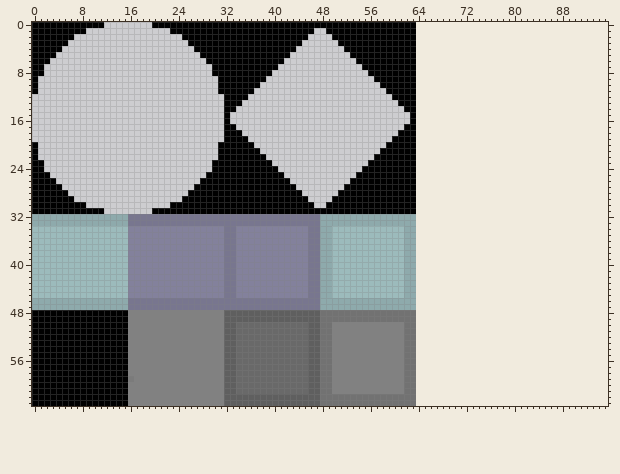
Sprite sheet: src/main/art/wallsfloors/basic_tileset.png. The picture above is the old version.
The file is 64x64 pixels. Colours within 5 levels of each other are drawn and written as one. The old version is drawn lined up with the new one, on the new canvas.
And afterwards:
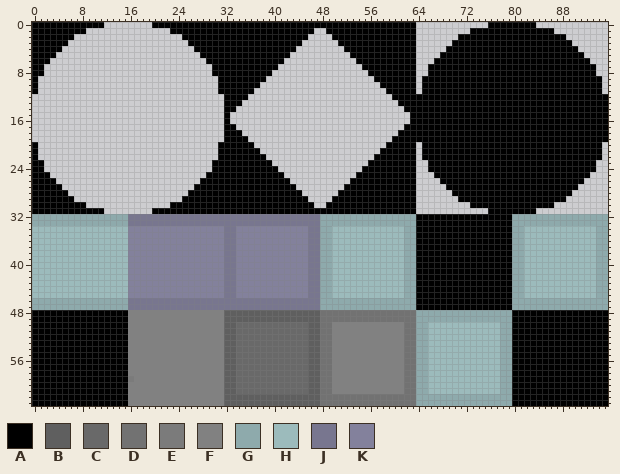
Palette (. is transparent): A #000000  B #5f5f5f  C #696969  D #727272  E #7b7b7b  F #818181  G #8eaaac  H #9cbbbc  J #78768f  K #83819c
Diff:
canvas 64x64 -> 96x64
The author put colour A in row 0 at x 76 to 83; in row 1 at x 73 to 86; in row 2 at x 71 to 88; in row 3 at x 70 to 89; in row 4 at x 69 to 90; in row 5 at x 68 to 91.
The author put colour A in row 6 at x 67 to 92; in rows 7 to 8 at x 66 to 93; in rows 9 to 11 at x 65 to 94; in rows 12 to 19 at x 64 to 95; in rows 20 to 22 at x 65 to 94; in rows 23 to 24 at x 66 to 93.
The author put colour A in row 25 at x 67 to 92; in row 26 at x 68 to 91; in row 27 at x 69 to 90; in row 28 at x 70 to 89; in row 29 at x 71 to 88; in row 30 at x 73 to 86.
The author put colour A in row 31 at x 76 to 83; in rows 32 to 47 at x 64 to 79; in rows 48 to 63 at x 80 to 95.
The author put colour G in rows 32 to 33 at x 80 to 95; in rows 34 to 45 at x 80 to 81 and 94 to 95; in rows 46 to 47 at x 80 to 95; in rows 48 to 49 at x 64 to 79; in rows 50 to 61 at x 64 to 65 and 78 to 79; in rows 62 to 63 at x 64 to 79.
The author put colour H in rows 34 to 45 at x 82 to 93; in rows 50 to 61 at x 66 to 77.
Changed places in both pictures, as pixel boxes (x1, y1, x2, y2):
added: (416, 22, 608, 406)
